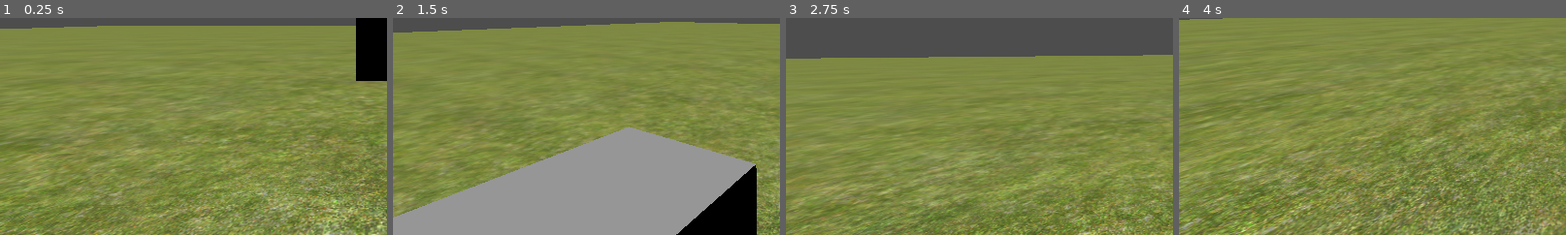
Above: before the commit, frames 1-4 (left to right).
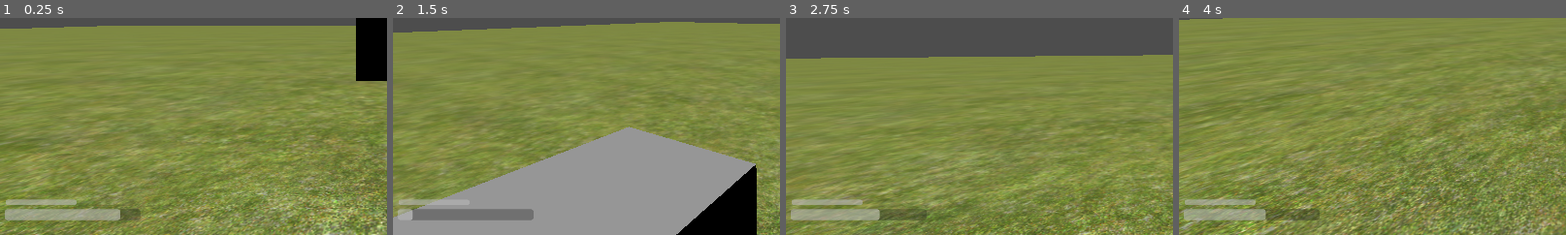
Above: after the commit, the same moments.

Repository: Sam23500/Thing-with-lewis
Game: Godot game, scene res://home.tscn
Same seed, same stepped clock (60 frames per second), same inputs: the game is played once before the commit and once after it.
Inputs (mouse positions are % of the whole screen's width and height, from its top left):
- Up to frame 1 (0.25 s): no input
- Up to frame 2 (1.5 s): move the mouse to (55, 50) at 0.52 s; hold W (move_forward) from 0.53 s (still down); tap E (interact) at 0.6 s; tap Space (jump) at 0.77 s; move the mouse to (45, 50) at 1.27 s; tap Shift (sprint) at 1.35 s
- Up to frame 3 (2.75 s): keep holding W (move_forward); tap Space (jump) at 1.52 s; move the mouse to (52, 48) at 2.02 s; tap E (interact) at 2.1 s
- Up to frame 4 (4 s): keep holding W (move_forward); move the mouse to (49, 52) at 2.77 s; tap Shift (sprint) at 2.85 s; tap Space (jump) at 3.02, 3.77 s; move the mouse to (57, 51) at 3.52 s; tap E (interact) at 3.6 s
The pictures show only the part of the screen within x 0-50%, y 50-100%; the shares and areas given below are measured in that part.

The runs differ from the first frame. In frame 1, 2.3% of the frame differs, in the area x 1-37%, y 83-94%; in frame 2, 2.0%; in frame 3, 2.3%; in frame 4, 2.3%.

Commit message:
Added stamina and health bars

Diff:
--- /dev/null
+++ b/health_bar.gd
@@ -0,0 +1,20 @@
+extends ProgressBar
+
+var bounce: bool = false
+
+# Called when the node enters the scene tree for the first time.
+func _ready() -> void:
+	value = 100
+
+
+# Called every frame. 'delta' is the elapsed time since the previous frame.
+func _process(delta: float) -> void:
+	if value < 1:
+		bounce = true
+	if value > 99:
+		bounce = false
+
+	if bounce:
+		value += 1
+	else:
+		value -= 1
--- a/player.tscn
+++ b/player.tscn
@@ -2,6 +2,8 @@
 
 [ext_resource type="Script" uid="uid://b42poyb8v3beg" path="res://player.gd" id="1_onrkg"]
 [ext_resource type="Script" uid="uid://0ii1pwjmpinv" path="res://player_cam.gd" id="2_i3pqv"]
+[ext_resource type="Script" uid="uid://bmck41tigxsca" path="res://health_bar.gd" id="3_i3pqv"]
+[ext_resource type="Script" uid="uid://bkuyqjjrdn2n7" path="res://stamina_bar.gd" id="4_hqtel"]
 
 [sub_resource type="CapsuleShape3D" id="CapsuleShape3D_j0o1r"]
 
@@ -34,3 +36,23 @@
 offset_right = 40.0
 offset_bottom = 23.0
 text = "CUM"
+
+[node name="HealthBar" type="ProgressBar" parent="GUI" unique_id=1824821892]
+layout_mode = 0
+offset_left = 12.0
+offset_top = 1016.0
+offset_right = 348.0
+offset_bottom = 1043.0
+step = 1.0
+value = 3.0
+show_percentage = false
+script = ExtResource("3_i3pqv")
+
+[node name="StaminaBar" type="ProgressBar" parent="GUI" unique_id=1701762505]
+layout_mode = 0
+offset_left = 14.0
+offset_top = 992.0
+offset_right = 190.0
+offset_bottom = 1006.0
+show_percentage = false
+script = ExtResource("4_hqtel")
--- /dev/null
+++ b/stamina_bar.gd
@@ -0,0 +1,12 @@
+extends ProgressBar
+
+@onready var player: Player = $"../.."
+
+
+# Called when the node enters the scene tree for the first time.
+func _ready() -> void:
+	max_value = player.max_stamina
+
+# Called every frame. 'delta' is the elapsed time since the previous frame.
+func _process(delta: float) -> void:
+	value = player.stamina
Not shown, added: health_bar.gd.uid
Not shown, added: stamina_bar.gd.uid
